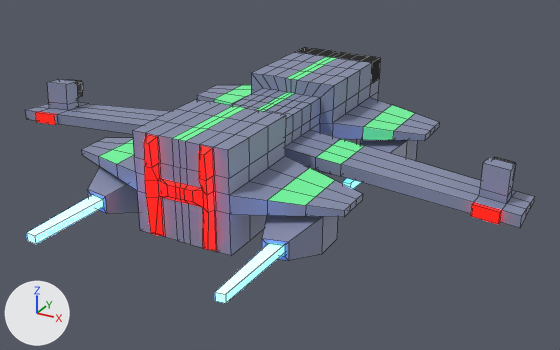
What one commit did to the FBX model Space_Game/Assets/Ships/Player/Spaceship3.fbx.
Before and after are seen from a 50 mm lens placed at (3.81, -6.53, 2.95), pointed at (0.29, -0.13, -0.25). Every picture has the same lights, and +X, +Y and +Z are marked at lower left. Mesh edges are drawn as thin lines. Where no turn or scale is listed for an object, it has been applied to the vertices.
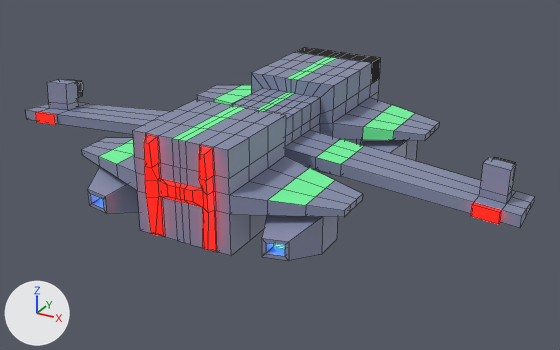
What differs and where, as boxes [x1, y1, x2, y2] in the pictures (560 x 350 px):
```json
{"object": "Cube", "change": "reshaped", "before": [26, 47, 535, 303], "after": [26, 47, 535, 261], "on screen": "16% shorter"}
{"part": 1, "of": "me_cube", "change": "cut back", "before": [215, 178, 361, 303], "after": [275, 244, 285, 247]}
{"part": 2, "of": "me_cube", "change": "cut back", "before": [26, 195, 104, 244]}
```

Scene script edits in JSON lines:
```json
{"block": "me_cube", "where": "me_cube.from_pydata(...)  # 820 vertices, 820 faces; spans x -2.79..2.79, y -2.32..2.02, z -0.49..0.52"}
{"block": "me_cube", "where": "# used by ob_cube; location = (0.0, 0.0, 0.0)"}
{"block": "me_cube", "where": "# verts and faces of me_cube; kept vertices keep their numbers, new ones are numbered from 820"}
{"block": "me_cube", "where": "# before: 258 (0.91, -1.34, -0.25), 259 (1.05, -1.33, -0.24), 260 (0.9, 0.74, -0.24), 261 (1.06, 0.75, -0.23), 262 (0.91, -1.34, -0.32)"}
{"block": "me_cube", "where": "# before: 263 (1.05, -1.33, -0.31), 264 (0.9, 0.74, -0.33), 265 (1.06, 0.75, -0.32), 274 (0.93, -2.32, -0.25) at pixel (214, 292), 275 (1.03, -2.32, -0.24) at pixel (225, 294)"}
{"block": "me_cube", "where": "# before: 276 (0.93, 0.0, -0.24) at pixel (342, 182), 277 (1.03, 0.0, -0.23) at pixel (350, 183), 278 (0.93, -2.32, -0.32) at pixel (215, 300), 279 (1.03, -2.32, -0.31) at pixel (225, 303), 280 (0.93, 0.0, -0.33)"}
{"block": "me_cube", "where": "# before: 281 (1.03, 0.0, -0.32)"}
{"block": "me_cube", "where": "# before: 645 (-0.91, -1.34, -0.25), 646 (-1.05, -1.33, -0.24), 647 (-0.9, 0.74, -0.24), 648 (-1.06, 0.75, -0.23), 649 (-0.91, -1.34, -0.32)"}
{"block": "me_cube", "where": "# before: 650 (-1.05, -1.33, -0.31), 651 (-0.9, 0.74, -0.33), 652 (-1.06, 0.75, -0.32), 661 (-0.93, -2.32, -0.25) at pixel (34, 236), 662 (-1.03, -2.32, -0.24) at pixel (26, 232)"}
{"block": "me_cube", "where": "# before: 663 (-0.93, 0.0, -0.24), 664 (-1.03, 0.0, -0.23), 665 (-0.93, -2.32, -0.32) at pixel (35, 244), 666 (-1.03, -2.32, -0.31) at pixel (27, 240), 667 (-0.93, 0.0, -0.33)"}
{"block": "me_cube", "where": "# before: 668 (-1.03, 0.0, -0.32)"}
{"block": "me_cube", "change": "me_cube part 1"}
{"op": "add", "block": "me_cube", "code": "delete_vertices([*range(274, 282)])  # with the faces that use them"}
{"op": "add", "block": "me_cube", "code": "faces += [(260, 264, 265, 261), (258, 262, 263, 259)]  # mat_boosters (white #e7e7e7)"}
{"block": "me_cube", "change": "me_cube part 2"}
{"op": "add", "block": "me_cube", "code": "delete_vertices([*range(661, 669)])  # with the faces that use them"}
{"op": "add", "block": "me_cube", "code": "faces += [(647, 648, 652, 651), (645, 646, 650, 649)]  # mat_boosters (white #e7e7e7)"}
```
